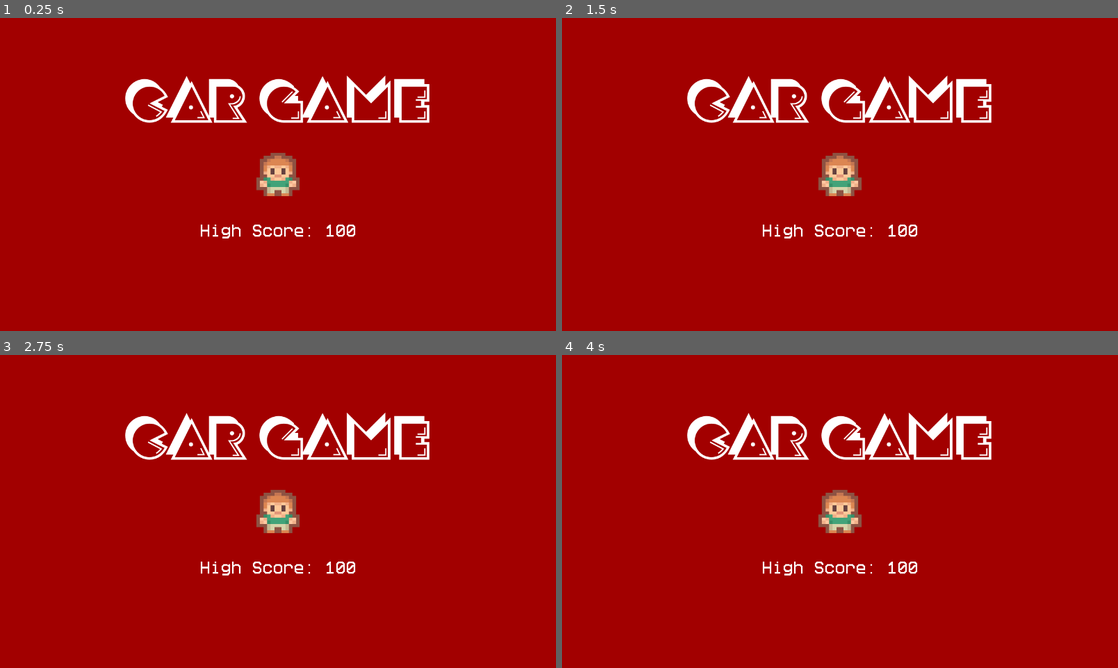
Above: before the commit, frames 1-4 (two rows, left to right).
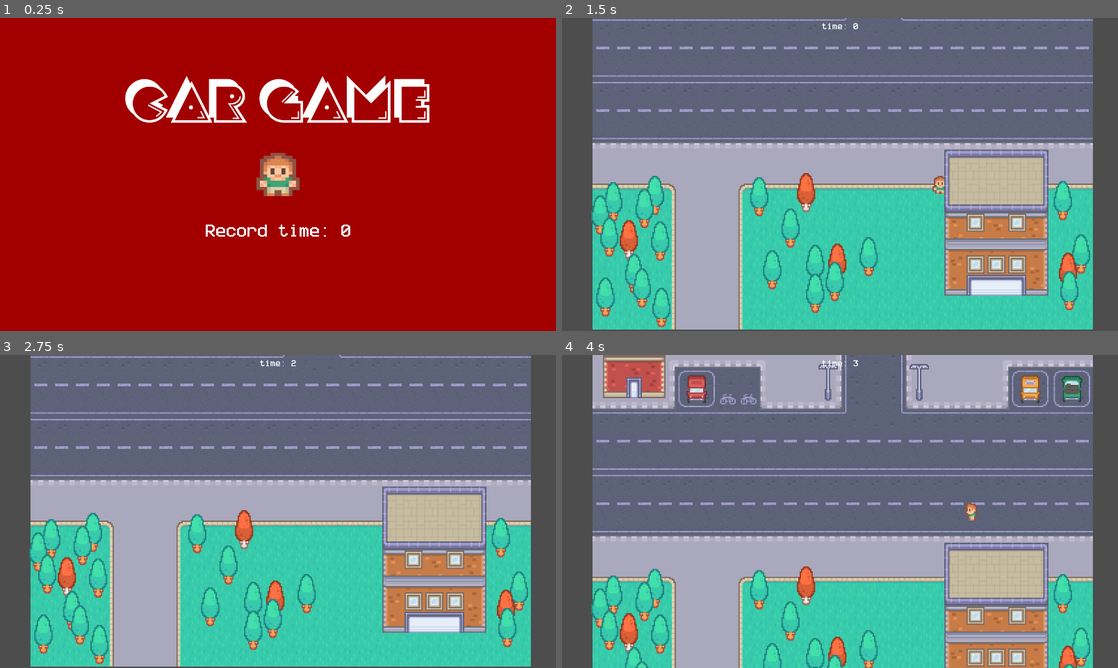
Above: after the commit, the same moments.

Repository: badmuffin/frogger-road-cross
Game: Godot game, scene res://scenes/title.tscn
Same seed, same stepped clock (60 frames per second), same inputs: the game is played once before the commit and once after it. This scene is started directly instead of the project's main scene.
Inputs:
- Up to frame 1 (0.25 s): no input
- Up to frame 2 (1.5 s): tap Enter (ui_accept) at 0.5, 0.6, 0.77, 1.07, 1.35 s; hold Right (ui_right) 0.53-1.28 s; hold Down (ui_down) from 1.28 s (still down)
- Up to frame 3 (2.75 s): tap Enter (ui_accept) at 1.52, 1.82, 2.1 s; release Down (ui_down) at 2.03 s; hold Right (ui_right) from 2.03 s (still down)
- Up to frame 4 (4 s): release Right (ui_right) at 2.78 s; hold Up (ui_up) 2.78-3.53 s; tap Enter (ui_accept) at 2.85, 3.02, 3.32, 3.6, 3.77 s; hold Left (ui_left) from 3.53 s (still down)

The runs differ from the first frame. In frame 1, 0.6% of the frame differs, in the area x 36-64%, y 66-71%; in frame 2, 100%; in frame 3, 100%; in frame 4, 100%, in the area x 0-100%, y 0-100%.

Commit message:
feat: added score logic and ui

Diff:
--- a/project.godot
+++ b/project.godot
@@ -14,6 +14,10 @@
 run/main_scene="uid://r8e5vdmp0k17"
 config/features=PackedStringArray("4.5", "Forward Plus")
 config/icon="res://icon.svg"
+
+[autoload]
+
+Global="*res://scenes/global.tscn"
 
 [display]
 
--- /dev/null
+++ b/scenes/global.tscn
@@ -0,0 +1,6 @@
+[gd_scene load_steps=2 format=3 uid="uid://cv0t1n0e7k0ls"]
+
+[ext_resource type="Script" uid="uid://dhv2q2smwrlrb" path="res://scripts/global.gd" id="1_4pk28"]
+
+[node name="Global" type="Node"]
+script = ExtResource("1_4pk28")
--- a/scenes/title.tscn
+++ b/scenes/title.tscn
@@ -1,6 +1,7 @@
-[gd_scene load_steps=4 format=3 uid="uid://bg46h5x2n6eev"]
+[gd_scene load_steps=5 format=3 uid="uid://bg46h5x2n6eev"]
 
 [ext_resource type="FontFile" uid="uid://dr201ov4c76pb" path="res://fonts/Crackman.otf" id="1_4ignj"]
+[ext_resource type="Script" uid="uid://2ll1r0hgkriv" path="res://scripts/title.gd" id="1_pyl7j"]
 [ext_resource type="Texture2D" uid="uid://bkgrir378horu" path="res://graphics/player/player_simple.png" id="2_wosw1"]
 [ext_resource type="FontFile" uid="uid://hqpa84d2dqvp" path="res://fonts/Better VCR 9.0.1.ttf" id="3_p6dhs"]
 
@@ -11,6 +12,7 @@
 anchor_bottom = 1.0
 grow_horizontal = 2
 grow_vertical = 2
+script = ExtResource("1_pyl7j")
 
 [node name="ColorRect" type="ColorRect" parent="."]
 layout_mode = 1
@@ -68,4 +70,5 @@
 grow_vertical = 2
 theme_override_fonts/font = ExtResource("3_p6dhs")
 theme_override_font_sizes/font_size = 32
-text = "High Score: 100"
+text = "100"
+horizontal_alignment = 1
--- a/scripts/game.gd
+++ b/scripts/game.gd
@@ -1,24 +1,41 @@
 extends Node2D
 
 var car_scene: PackedScene = preload("res://scenes/car.tscn")
-var score: int = 0
+var score: int
+var is_game_over := false
 
 func _on_finish_area_body_entered(_body: Node2D) -> void:
+	if is_game_over:
+		return
+
+	is_game_over = true
+	if Global.score == 0 or score < Global.score:
+		Global.score = score
 	call_deferred("change_scene")
 
 func change_scene():
+	if not is_inside_tree():
+		return
+
 	get_tree().change_scene_to_file("res://scenes/title.tscn")
 
 func _on_car_timer_timeout() -> void:
+	if is_game_over:
+		return
+
 	var car: Area2D = car_scene.instantiate()
 
 	var car_spawer_pos: Marker2D = $CarSpawner.get_children().pick_random()
 	car.position = car_spawer_pos.position
 
 	$Object.add_child(car)
-	car.connect("body_entered", go_to_title)
+	car.body_entered.connect(go_to_title)
 
 func go_to_title(_body: Node2D):
+	if is_game_over:
+		return
+
+	is_game_over = true
 	call_deferred("change_scene")
 
 func _on_score_timer_timeout() -> void:
--- /dev/null
+++ b/scripts/global.gd
@@ -0,0 +1,3 @@
+extends Node
+
+var score = 0
--- /dev/null
+++ b/scripts/title.gd
@@ -0,0 +1,9 @@
+extends Control
+
+func _ready() -> void:
+	$Label2.text = "Record time: " + str(Global.score)
+	#Global.score = 0
+
+func _process(_delta: float) -> void:
+	if Input.is_action_just_pressed("ui_accept"):
+		get_tree().change_scene_to_file("res://scenes/game.tscn")
Not shown, added: scripts/global.gd.uid
Not shown, added: scripts/title.gd.uid
